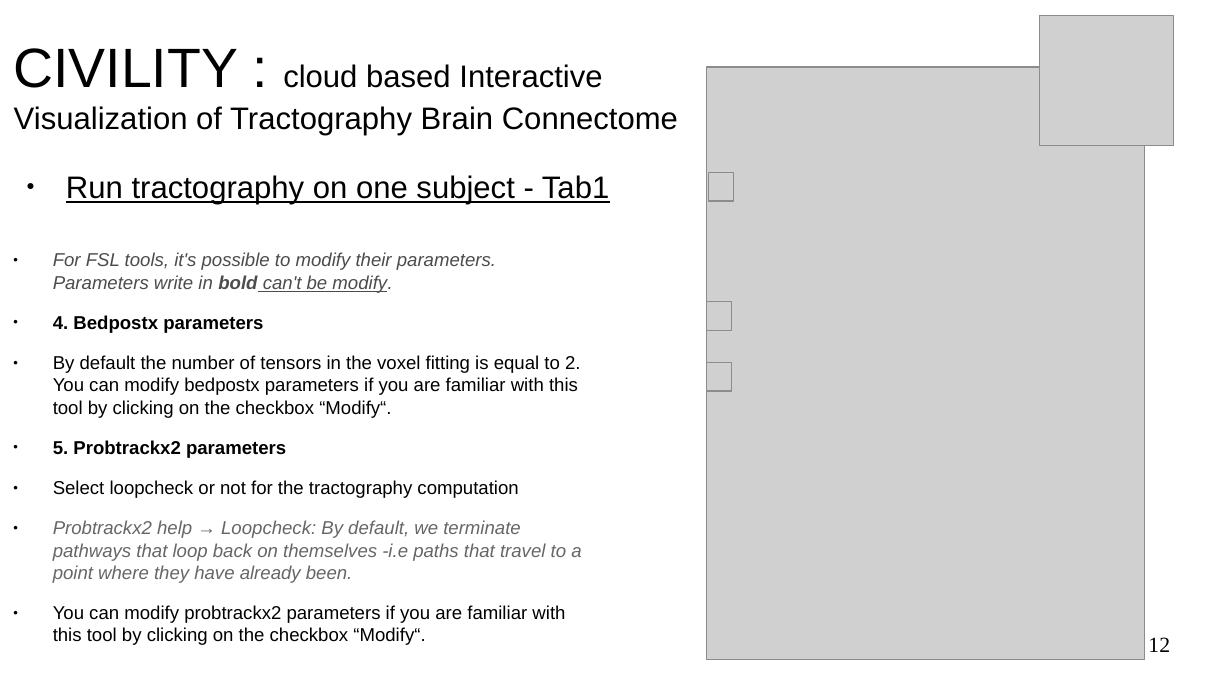
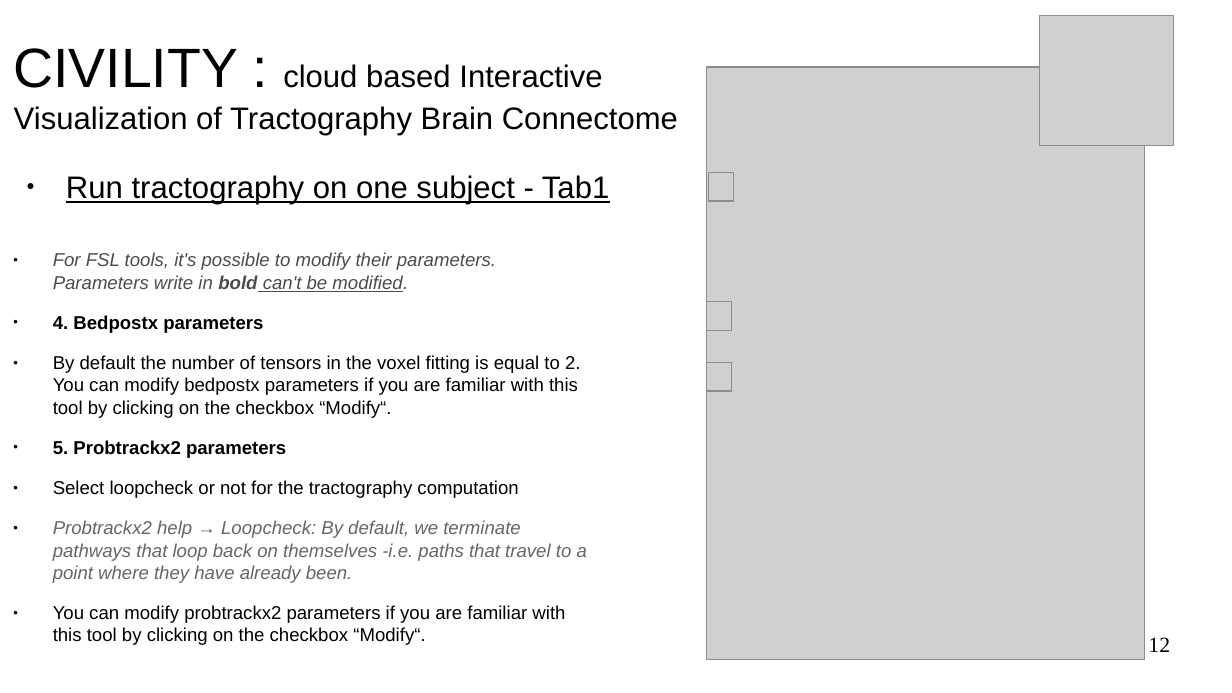
Before and after one commit to NIRALUser/CIVILITY, a slide deck: slide 12 of doc/tutorialCIVILITY.odp. Drawn at 1232x693 pixels with LibreOffice and Linux fonts; fonts in the diff are those of the drawing; grey boxes stand for pictures; background and template pictures are left out. Boxes give left, top, right and bottom in pixels: in the first picture for what was removed or moved away, otherwise in the second. Text is boxed around its words. In the diff, an @@ line names an element or a change of style, - is before the commit and + after.

```diff
--- a/doc/tutorialCIVILITY.odp
+++ b/doc/tutorialCIVILITY.odp
@@ text at (53, 252, 496, 292): text changed @@
-● For FSL tools, it's possible to modify their parameters. Parameters write in bold can't be modify.
+● For FSL tools, it's possible to modify their parameters. Parameters write in bold can't be modified.
@@ text at (53, 520, 587, 583): text changed @@
-● Probtrackx2 help → Loopcheck: By default, we terminate pathways that loop back on themselves -i.e paths that travel to a point where they have already been.
+● Probtrackx2 help → Loopcheck: By default, we terminate pathways that loop back on themselves -i.e. paths that travel to a point where they have already been.
```
Also in this commit, not shown: 17 other slides changed, 1 other file.
